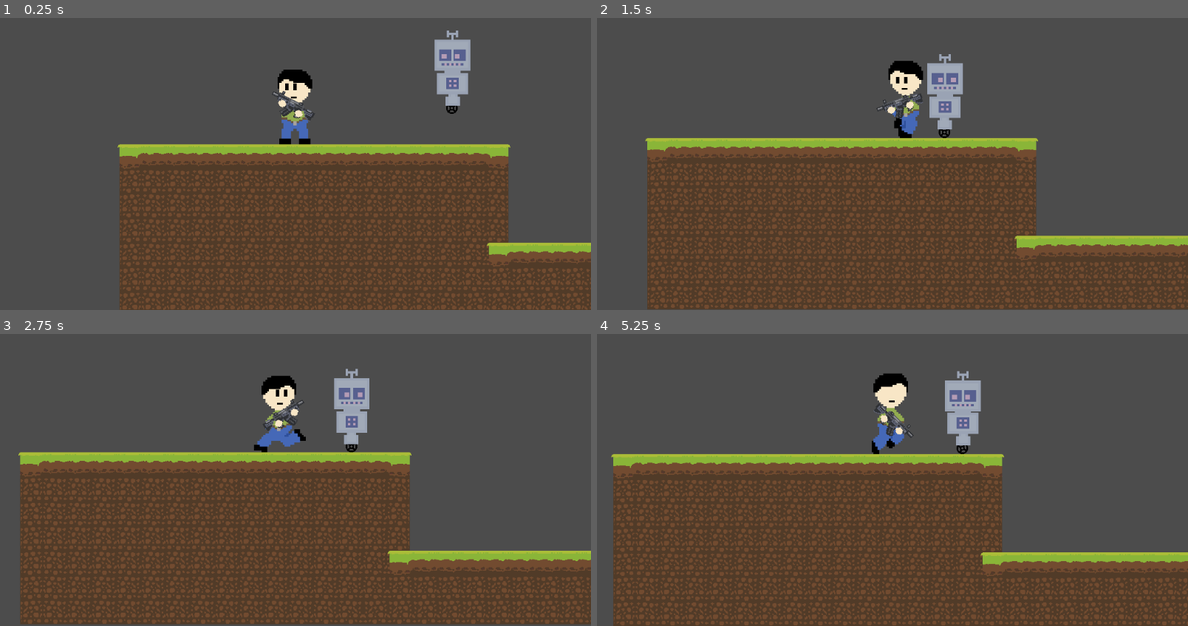
Above: before the commit, frames 1-4 (two rows, left to right).
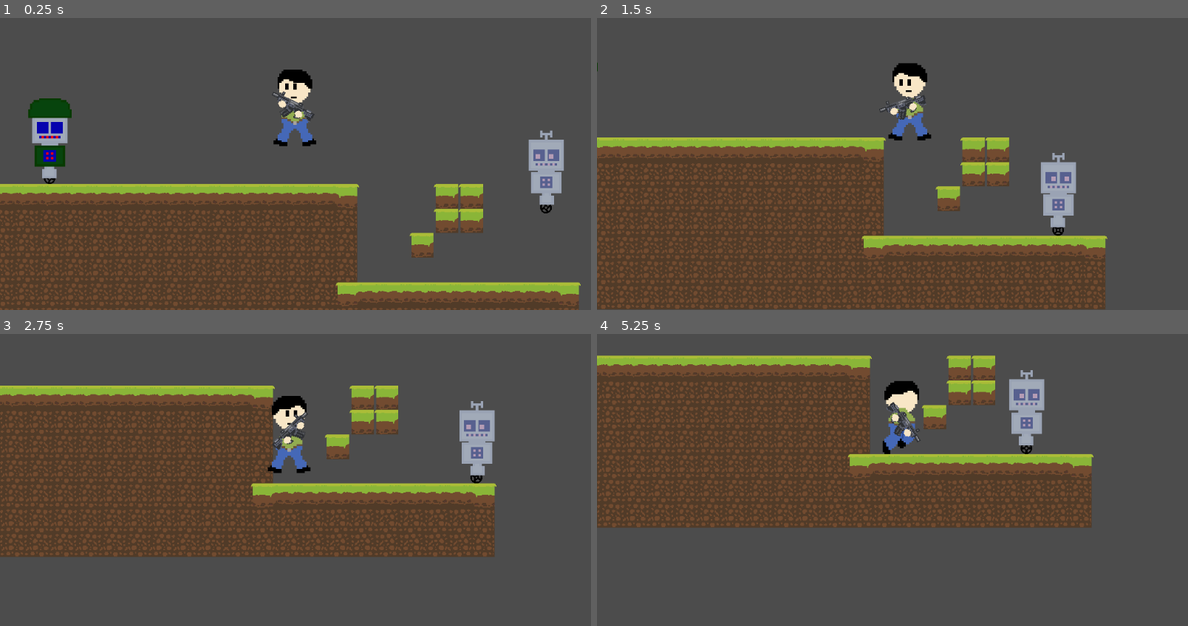
Above: after the commit, the same moments.

Repository: megarubber/green
Game: Godot game, scene res://levels/TestLevel.tscn
Two runs of this game, one before a commit and one after it. Both use one fixed random seed, a clock stepped at 60 frames per second and the inputs below.
Inputs (mouse positions are in pixels of both pictures, inside the frame that each line leads up to):
- Up to frame 1 (0.25 s): no input
- Up to frame 2 (1.5 s): move the mouse to (1022, 120) at 0.52 s; hold Right (ui_right) from 0.53 s (still down); tap Up (ui_up) at 0.77 s; move the mouse to (774, 155) at 1.27 s
- Up to frame 3 (2.75 s): tap Up (ui_up) at 1.52 s; move the mouse to (354, 377) at 2.02 s; release Right (ui_right) at 2.03 s; hold Left (ui_left) from 2.03 s (still down)
- Up to frame 4 (5.25 s): move the mouse to (862, 523) at 2.77 s; release Left (ui_left) at 2.78 s; hold Right (ui_right) 2.78-4.28 s; tap Up (ui_up) at 3.02, 3.77, 4.52 s; move the mouse to (1069, 506) at 3.52 s; move the mouse to (715, 401) at 4.27 s; hold Left (ui_left) 4.28-5.03 s; move the mouse to (922, 453) at 5.02 s; hold Right (ui_right) from 5.03 s (still down)

The runs differ from the first frame. In frame 1, 42% of the frame differs, in the area x 0-100%, y 4-100%; in frame 2, 30%; in frame 3, 53%; in frame 4, 61%, in the area x 0-100%, y 7-100%.

Commit message:
feat: enemy's following player

Diff:
--- a/enemy/sprites_enemy1/BasicEnemy.gd
+++ b/enemy/sprites_enemy1/BasicEnemy.gd
@@ -10,13 +10,8 @@
 var direction = 1
 
 # Node Referencing
-onready var animation = $AnimationPlayer
 onready var sprite = $AnimatedSprite
 onready var raycast = $RayCast2D
-
-# When enemy created on level, it will start the run animation
-func _ready() -> void:
-	animation.play("run")
 
 func _physics_process(_delta) -> void:
 	# Basic Movement
--- a/enemy/sprites_enemy1/EnemySkeleton.tscn
+++ b/enemy/sprites_enemy1/BasicEnemy.tscn
@@ -15,7 +15,7 @@
 "frames": [ ExtResource( 8 ), ExtResource( 4 ), ExtResource( 6 ), ExtResource( 5 ), ExtResource( 3 ), ExtResource( 7 ) ],
 "loop": true,
 "name": "default",
-"speed": 5.0
+"speed": 20.0
 } ]
 
 [sub_resource type="SpriteFrames" id=5]
@@ -27,18 +27,9 @@
 } ]
 
 [sub_resource type="RectangleShape2D" id=4]
-extents = Vector2( 49.5, 111.25 )
+extents = Vector2( 46, 109 )
 
-[sub_resource type="Animation" id=2]
-length = 0.001
-
-[sub_resource type="Animation" id=3]
-resource_name = "run"
-length = 0.7
-loop = true
-step = 0.001
-
-[node name="Enemy" type="KinematicBody2D"]
+[node name="BasicEnemy" type="KinematicBody2D"]
 collision_layer = 8
 collision_mask = 7
 script = ExtResource( 9 )
@@ -47,7 +38,7 @@
 position = Vector2( -2, 100 )
 scale = Vector2( 0.104576, 0.104576 )
 frames = SubResource( 6 )
-frame = 2
+frame = 3
 playing = true
 flip_h = true
 
@@ -55,11 +46,10 @@
 position = Vector2( -1, -5 )
 scale = Vector2( 0.613333, 0.613334 )
 frames = SubResource( 5 )
-frame = 1
 playing = true
 
 [node name="CollisionShape2D" type="CollisionShape2D" parent="."]
-position = Vector2( -1.5, 3.75 )
+position = Vector2( -1, 6 )
 shape = SubResource( 4 )
 
 [node name="RayCast2D" type="RayCast2D" parent="."]
@@ -67,7 +57,3 @@
 enabled = true
 cast_to = Vector2( 0, 11 )
 collision_mask = 2
-
-[node name="AnimationPlayer" type="AnimationPlayer" parent="."]
-anims/RESET = SubResource( 2 )
-anims/run = SubResource( 3 )
--- /dev/null
+++ b/enemy/sprites_enemy2/FollowerEnemy.gd
@@ -0,0 +1,49 @@
+extends KinematicBody2D
+
+# Constants
+const SPEED = 200
+const GRAVITY = 20
+
+# Node Referencing
+onready var wheel = $Wheel
+onready var raycast = $RayCast2D
+
+# Get Player Node
+onready var player_pos = get_parent().get_node("Player")
+
+# Variables
+var founded = false
+var motion = Vector2()
+
+func flip() -> void:
+	if motion.x > 0:
+		wheel.flip_h = false
+	elif motion.x < 0:
+		wheel.flip_h = true
+
+func _physics_process(_delta) -> void:
+	if player_pos:
+		# Follow player's position
+		if founded && raycast.is_colliding():
+			wheel.playing = true
+			motion = (player_pos.position - position).normalized()
+		else:
+			motion.x = 0
+			wheel.playing = false
+
+		if (raycast.position.x > 1 && player_pos.global_position.x < raycast.global_position.x) || (raycast.position.x < 1 && player_pos.global_position.x > raycast.global_position.x):
+			raycast.position.x *= -1
+
+		# Gravity
+		motion.y += GRAVITY
+
+		# Basic Movement
+		move_and_slide(motion * SPEED)
+		flip()
+
+
+func _on_Area2D_body_entered(_body) -> void:
+	founded = true
+
+func _on_Area2D_body_exited(_body) -> void:
+	founded = false
--- /dev/null
+++ b/enemy/sprites_enemy2/FollowerEnemy.tscn
@@ -0,0 +1,72 @@
+[gd_scene load_steps=14 format=2]
+
+[ext_resource path="res://enemy/sprites_enemy2/state1.png" type="Texture" id=1]
+[ext_resource path="res://enemy/sprites_enemy2/state2.png" type="Texture" id=2]
+[ext_resource path="res://enemy/sprites_enemy1/wheel5.png" type="Texture" id=3]
+[ext_resource path="res://enemy/sprites_enemy1/wheel2.png" type="Texture" id=4]
+[ext_resource path="res://enemy/sprites_enemy1/wheel4.png" type="Texture" id=5]
+[ext_resource path="res://enemy/sprites_enemy1/wheel3.png" type="Texture" id=6]
+[ext_resource path="res://enemy/sprites_enemy1/wheel6.png" type="Texture" id=7]
+[ext_resource path="res://enemy/sprites_enemy1/wheel1.png" type="Texture" id=8]
+[ext_resource path="res://enemy/sprites_enemy2/FollowerEnemy.gd" type="Script" id=9]
+
+[sub_resource type="SpriteFrames" id=6]
+animations = [ {
+"frames": [ ExtResource( 8 ), ExtResource( 4 ), ExtResource( 6 ), ExtResource( 5 ), ExtResource( 3 ), ExtResource( 7 ) ],
+"loop": true,
+"name": "default",
+"speed": 20.0
+} ]
+
+[sub_resource type="SpriteFrames" id=5]
+animations = [ {
+"frames": [ ExtResource( 1 ), ExtResource( 2 ) ],
+"loop": true,
+"name": "default",
+"speed": 5.0
+} ]
+
+[sub_resource type="RectangleShape2D" id=4]
+extents = Vector2( 46, 111.25 )
+
+[sub_resource type="RectangleShape2D" id=7]
+extents = Vector2( 462.5, 318.25 )
+
+[node name="FollowerEnemy" type="KinematicBody2D"]
+collision_layer = 8
+collision_mask = 7
+script = ExtResource( 9 )
+
+[node name="Wheel" type="AnimatedSprite" parent="."]
+position = Vector2( -2, 100 )
+scale = Vector2( 0.104576, 0.104576 )
+frames = SubResource( 6 )
+frame = 1
+playing = true
+
+[node name="AnimatedSprite" type="AnimatedSprite" parent="."]
+position = Vector2( -1, -5 )
+scale = Vector2( 0.613333, 0.613334 )
+frames = SubResource( 5 )
+frame = 1
+playing = true
+
+[node name="CollisionShape2D" type="CollisionShape2D" parent="."]
+position = Vector2( -1, 3.75 )
+shape = SubResource( 4 )
+
+[node name="RayCast2D" type="RayCast2D" parent="."]
+position = Vector2( 44, 109 )
+enabled = true
+cast_to = Vector2( 0, 11 )
+collision_mask = 2
+
+[node name="Area2D" type="Area2D" parent="."]
+collision_layer = 8
+
+[node name="AreaShape" type="CollisionShape2D" parent="Area2D"]
+position = Vector2( 14.5, -203.75 )
+shape = SubResource( 7 )
+
+[connection signal="body_entered" from="Area2D" to="." method="_on_Area2D_body_entered"]
+[connection signal="body_exited" from="Area2D" to="." method="_on_Area2D_body_exited"]
--- a/levels/TestLevel.tscn
+++ b/levels/TestLevel.tscn
@@ -1,8 +1,9 @@
-[gd_scene load_steps=19 format=2]
+[gd_scene load_steps=20 format=2]
 
 [ext_resource path="res://player/Player.tscn" type="PackedScene" id=1]
 [ext_resource path="res://levels/tiles/tileset_forest.png" type="Texture" id=2]
-[ext_resource path="res://enemy/sprites_enemy1/EnemySkeleton.tscn" type="PackedScene" id=3]
+[ext_resource path="res://enemy/sprites_enemy1/BasicEnemy.tscn" type="PackedScene" id=3]
+[ext_resource path="res://enemy/sprites_enemy2/FollowerEnemy.tscn" type="PackedScene" id=4]
 
 [sub_resource type="ConvexPolygonShape2D" id=1]
 points = PoolVector2Array( 64, 64, 0, 64, 0, 0, 64, 0 )
@@ -346,7 +347,7 @@
 position = Vector2( 512, 192 )
 
 [node name="Player" parent="." instance=ExtResource( 1 )]
-position = Vector2( -48, -32 )
+position = Vector2( 345, -136 )
 
 [node name="TileMap" type="TileMap" parent="."]
 z_index = -5
@@ -354,7 +355,10 @@
 collision_layer = 2
 collision_mask = 5
 format = 1
-tile_data = PoolIntArray( 65528, 0, 0, 65529, 2, 0, 65530, 2 …(103 unchanged characters)… 0, 4, 2, 0, 5, 2, 0, 6, 2, 0, 7, 9, 0, 131064, 12, 0, 131065, 1, 0, 131066, 1, 0, 131067, 1, 0, 131068, 1, 0, 131069, 1, 0, 131070, 1, 0, 131071, 1, 0, 65536, 1, 0, 65537, 1, 0, 65538, 1, 0, 65539, 1, 0, 65540, 1, 0, 65541, 1, 0, 65542, 1, 0, 65543, 13, 0, 196600, 12, 0, 196601, 1, 0, 196602, 1, 0, 196603, 1, 0, 196604, 1, 0, 196605, 1, 0, 196606, 1, 0, 196607, 1, 0, 131072, 1, 0, 131073, 1, 0, 131074, 1, 0, 131075, 1, 0, 131076, 1, 0, 131077, 1, 0, 131078, 1, 0, 131079, 13, 0, 262136, 12, 0, 262137, 1, 0, 262138 …(1492 unchanged characters)…
-
-[node name="Enemy" parent="." instance=ExtResource( 3 )]
-position = Vector2( 355, -234 )
+tile_data = PoolIntArray( 65528, 0, 0, 65529, 2, 0, 65530, 2 …(103 unchanged characters)… 0, 4, 2, 0, 5, 2, 0, 6, 2, 0, 7, 9, 0, 11, 0, 0, 12, 0, 0, 131064, 12, 0, 131065, 1, 0, 131066, 1, 0, 131067, 1, 0, 131068, 1, 0, 131069, 1, 0, 131070, 1, 0, 131071, 1, 0, 65536, 1, 0, 65537, 1, 0, 65538, 1, 0, 65539, 1, 0, 65540, 1, 0, 65541, 1, 0, 65542, 1, 0, 65543, 13, 0, 65547, 0, 0, 65548, 0, 0, 196600, 12, 0, 196601, 1, 0, 196602, 1, 0, 196603, 1, 0, 196604, 1, 0, 196605, 1, 0, 196606, 1, 0, 196607, 1, 0, 131072, 1, 0, 131073, 1, 0, 131074, 1, 0, 131075, 1, 0, 131076, 1, 0, 131077, 1, 0, 131078, 1, 0, 131079, 13, 0, 131082, 0, 0, 262136, 12, 0, 262137, 1, 0, 262138 …(1492 unchanged characters)…
+
+[node name="BasicEnemy" parent="." instance=ExtResource( 3 )]
+position = Vector2( 992, -79 )
+
+[node name="FollowerEnemy" parent="." instance=ExtResource( 4 )]
+position = Vector2( -292, -313 )
Not shown: 1 places in enemy/sprites_enemy1/BasicEnemy.tscn that only renumber resources
Binary file added: enemy/sprites_enemy2/state2.png
Not shown, added: enemy/sprites_enemy2/state2.png.import
